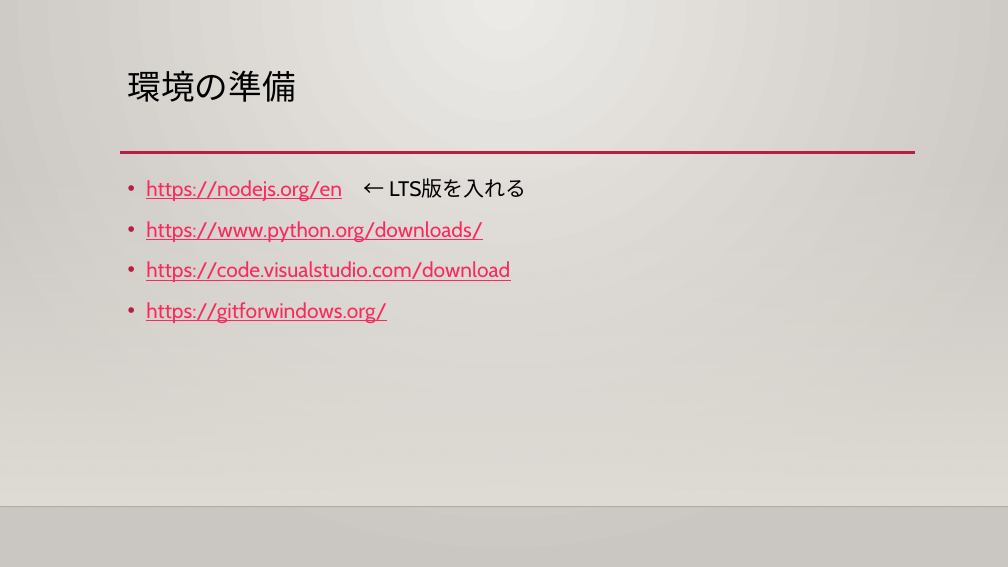
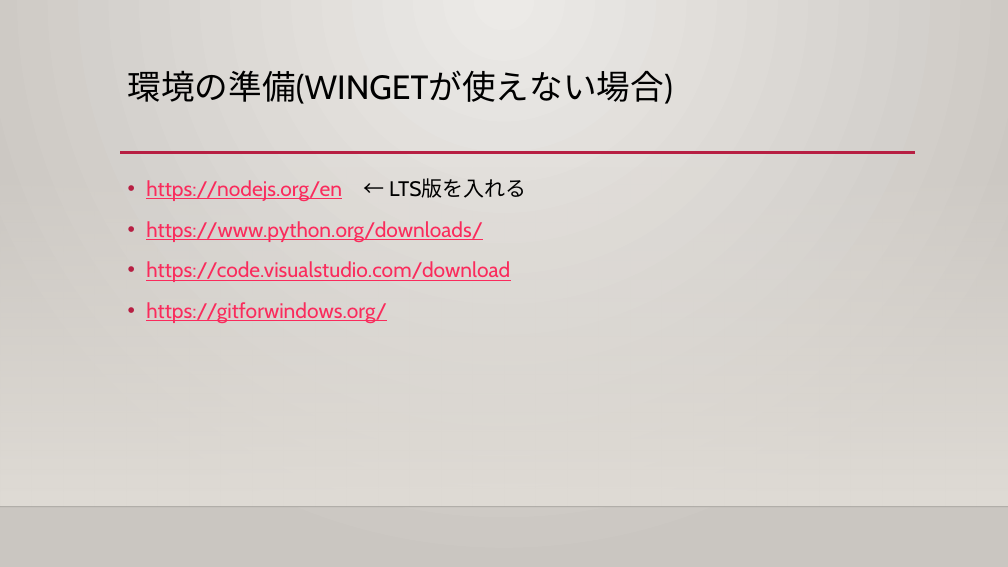
Before and after one commit to 419836/mu-psd-01, a slide deck: slide 5 of help/実践ソフトウェア開発_演習資料.pptx. Drawn at 1008x567 pixels with LibreOffice and Linux fonts; fonts in the diff are those of the drawing; background and template pictures are left out. Boxes give left, top, right and bottom in pixels: in the first picture for what was removed or moved away, otherwise in the second. Text is boxed around its words. In the diff, an @@ line names an element or a change of style, - is before the commit and + after.

```diff
--- a/help/実践ソフトウェア開発_演習資料.pptx
+++ b/help/実践ソフトウェア開発_演習資料.pptx
@@ title at box(128, 70, 673, 104): text changed @@
-環境の準備
+環境の準備(WINGETが使えない場合)
```
Also in this commit, not shown: 3 other slides changed, 2 slides added, 5 other files.
